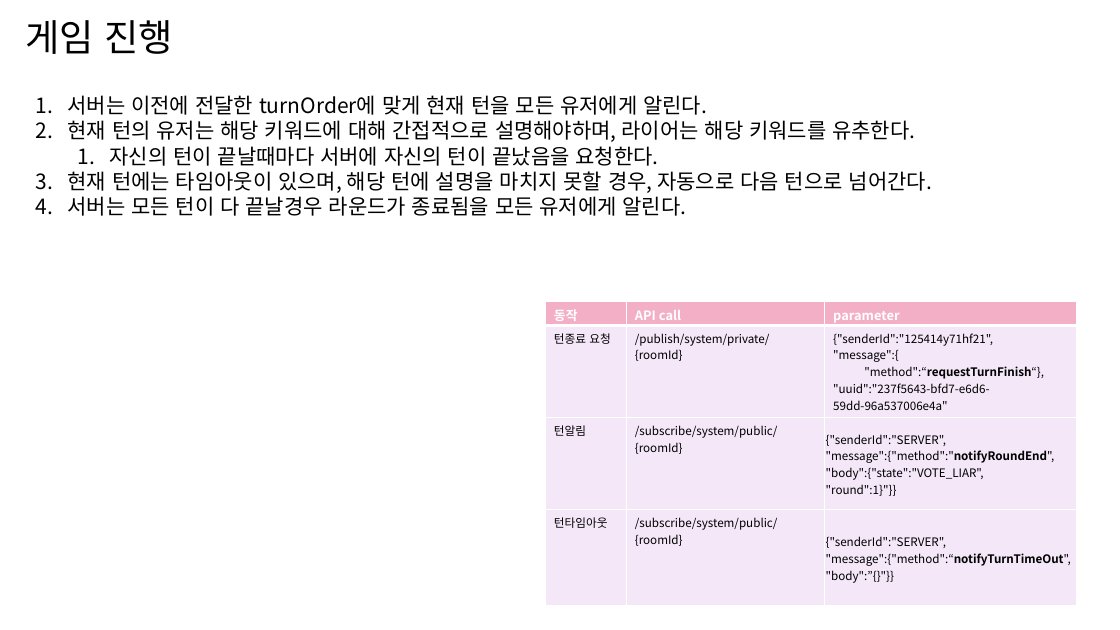
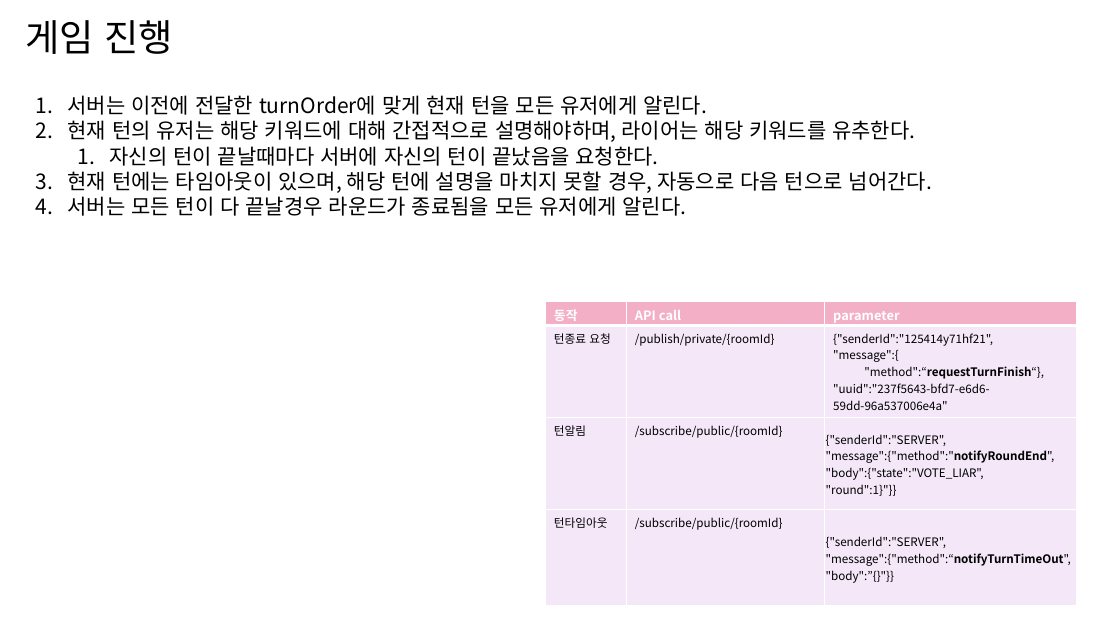
Before and after one commit to LiarGameDevelop/LiarGameServer, a slide deck: slide 10 of doc/UX_document.pptx. Drawn at 1120x630 pixels with LibreOffice and Linux fonts; fonts in the diff are those of the drawing. Boxes give left, top, right and bottom in pixels: in the first picture for what was removed or moved away, otherwise in the second. Text is boxed around its words. In the diff, an @@ line names an element or a change of style, - is before the commit and + after.

```diff
--- a/doc/UX_document.pptx
+++ b/doc/UX_document.pptx
@@ table at [546,302,1077,606] @@
-row 2, column 2: /publish/system/private/{roomId}
+row 2, column 2: /publish/private/{roomId}
-row 3, column 2: /subscribe/system/public/{roomId}
+row 3, column 2: /subscribe/public/{roomId}
-row 4, column 2: /subscribe/system/public/{roomId}
+row 4, column 2: /subscribe/public/{roomId}
```
Also in this commit, not shown: 9 other slides changed, 7 other files.
